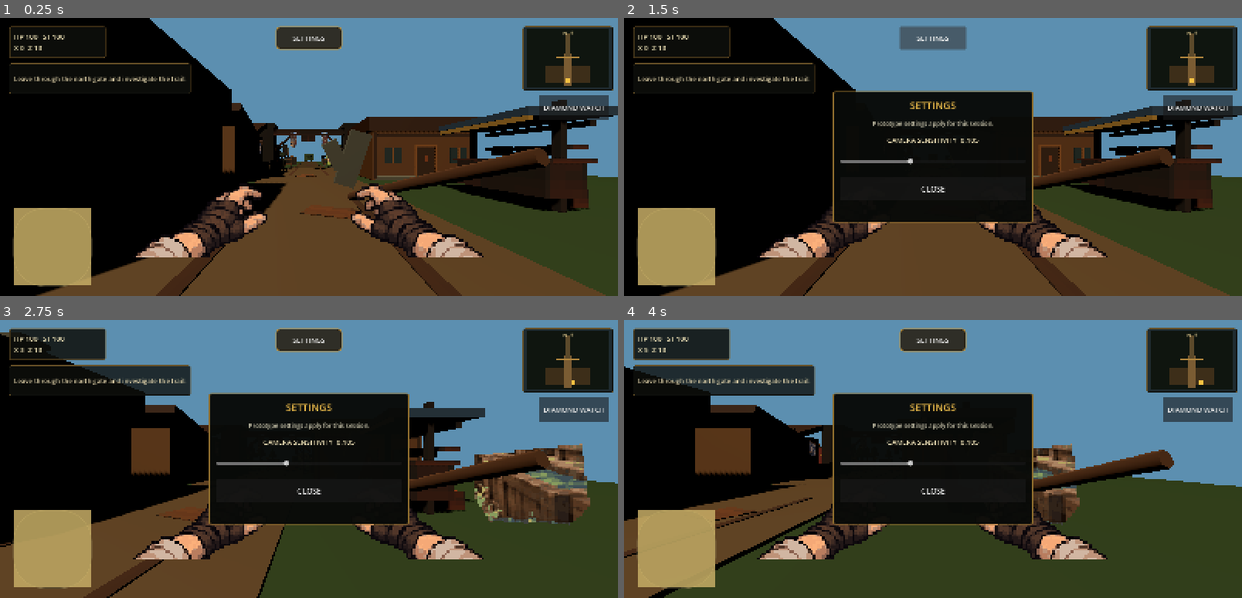
Above: before the commit, frames 1-4 (two rows, left to right).
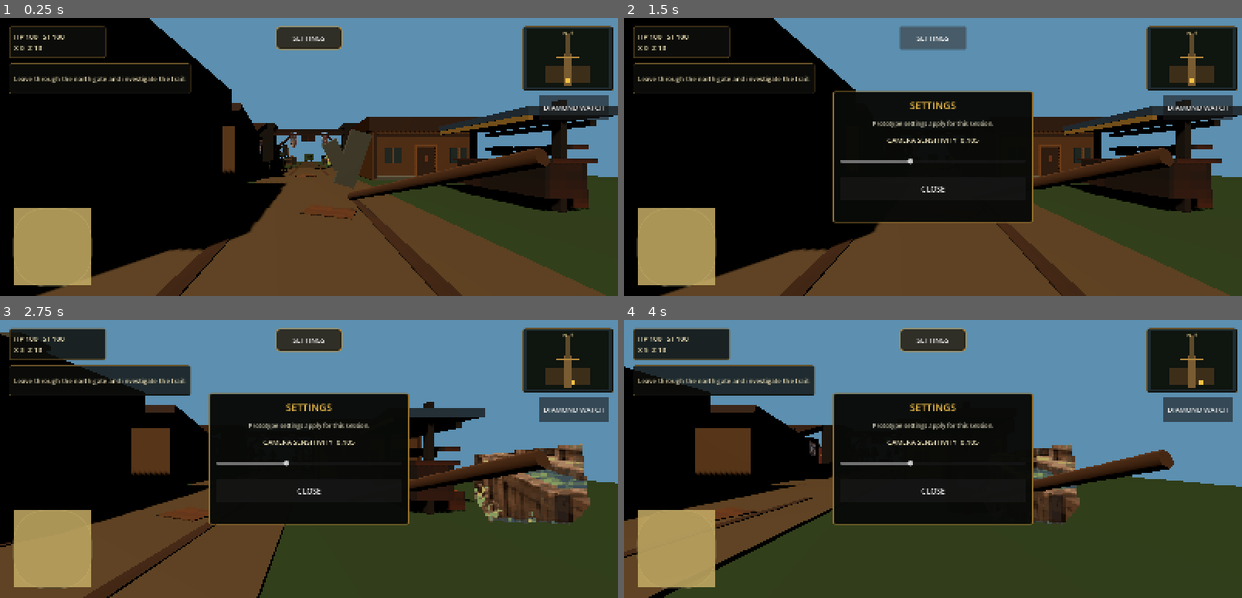
Above: after the commit, the same moments.

Repository: jbob-coder/pixel-rpg-goblin-underwater
Game: Godot game, scene res://scenes/app_shell.tscn
Two runs of this game, one before a commit and one after it. Both use one fixed random seed, a clock stepped at 60 frames per second and the inputs below.
Inputs (mouse positions are in pixels of both pictures, inside the frame that each line leads up to):
- Up to frame 1 (0.25 s): no input
- Up to frame 2 (1.5 s): click "DIAMOND WATCH" at 0.5 s; click "SETTINGS" at 1.25 s
- Up to frame 3 (2.75 s): move the mouse to (444, 445) at 2.02 s; hold D from 2.03 s (still down); click (444, 445) at 2.17 s
- Up to frame 4 (4 s): release D at 2.75 s; drag from (809, 472) to (902, 514) at 2.77 s; move the mouse to (994, 397) at 3.52 s; hold D from 3.53 s (still down)

The runs differ from the first frame. In frame 1, 4.1% of the frame differs, in the area x 22-79%, y 59-87%; in frame 2, 2.7%; in frame 3, 3.0%; in frame 4, 3.0%.

Commit message:
viewmodel: use exact canonical first-person hands PNG

Diff:
--- a/game/assets/characters/first_person_viewmodel_01.tscn
+++ b/game/assets/characters/first_person_viewmodel_01.tscn
@@ -1,6 +1,6 @@
 [gd_scene load_steps=6 format=3]
 
-[ext_resource type="Texture2D" path="res://assets/characters/first_person/pixel_rpg_hunter_fp_hands_neutral_r001_runtime.svg" id="1_hands"]
+[ext_resource type="Texture2D" path="res://assets/characters/first_person/pixel_rpg_hunter_fp_hands_neutral_r001.png" id="1_hands"]
 
 [sub_resource type="StandardMaterial3D" id="Leather"]
 albedo_color = Color(0.27, 0.155, 0.065, 1)
